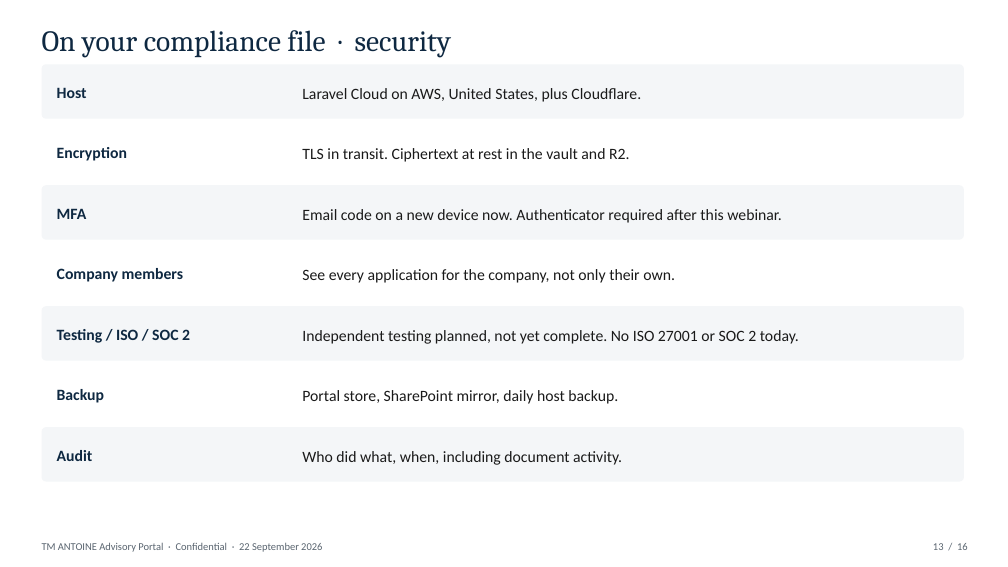
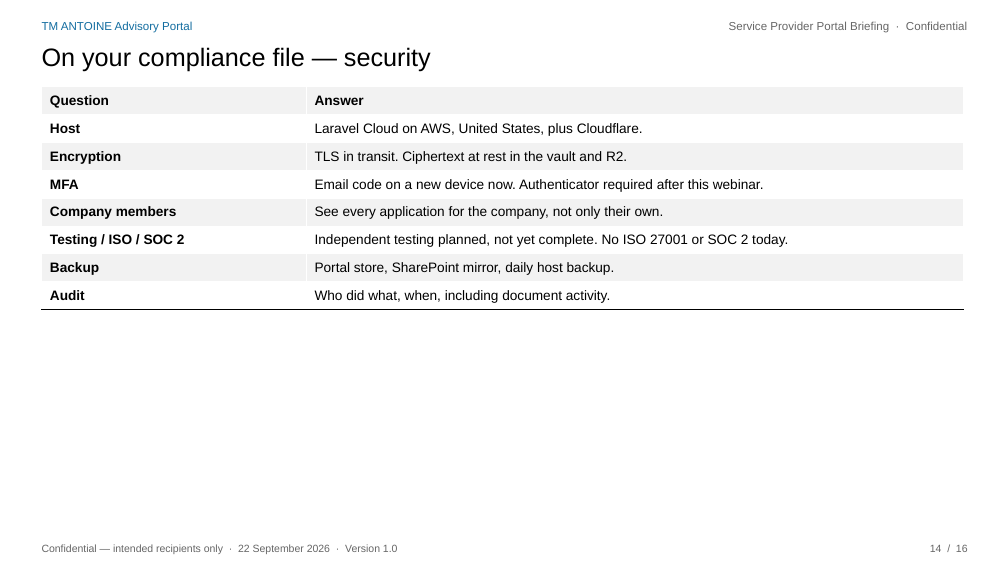
Before and after one commit to 4circlesinc/TMA-PORTAL, a slide deck: slide 14 of docs/TM-ANTOINE-Service-Provider-Webinar.pptx (slide 13 before the commit). Drawn at 1008x567 pixels with LibreOffice and Linux fonts; fonts in the diff are those of the drawing. Boxes give left, top, right and bottom in pixels: in the first picture for what was removed or moved away, otherwise in the second. Text is boxed around its words. In the diff, an @@ line names an element or a change of style, - is before the commit and + after.

```diff
--- a/docs/TM-ANTOINE-Service-Provider-Webinar.pptx
+++ b/docs/TM-ANTOINE-Service-Provider-Webinar.pptx
@@ text added at <box>42,21,192,33</box>, 11 pt, text #136DA0 @@
+TM ANTOINE Advisory Portal
@@ text added at <box>729,21,967,33</box>, 11 pt, text #666666 @@
+Service Provider Portal Briefing · Confidential
@@ text at <box>42,47,431,72</box>: text changed; size 28 to 24 pt; font Cambria to Arial; text colour #0E2841 to #000000 @@
-On your compliance file · security
+On your compliance file — security
@@ rounded rectangle removed at <box>42,64,964,119</box> @@
@@ table added at <box>42,87,964,307</box>, 8 rows, 2 columns @@
+Question | Answer
+Host | Laravel Cloud on AWS, United States, plus Cloudflare.
+Encryption | TLS in transit. Ciphertext at rest in the vault and R2.
+MFA | Email code on a new device now. Authenticator required after this webinar.
+Company members | See every application for the company, not only their own.
+Testing / ISO / SOC 2 | Independent testing planned, not yet complete. No ISO 27001 or SOC 2 today.
+Backup | Portal store, SharePoint mirror, daily host backup.
+Audit | Who did what, when, including document activity.
@@ text removed at <box>57,87,87,98</box> @@
-Host
@@ text removed at <box>302,88,641,102</box> @@
-Laravel Cloud on AWS, United States, plus Cloudflare.
@@ rounded rectangle removed at <box>42,125,964,179</box> @@
@@ text removed at <box>57,147,127,161</box> @@
-Encryption
@@ text removed at <box>302,148,629,162</box> @@
-TLS in transit. Ciphertext at rest in the vault and R2.
@@ rounded rectangle removed at <box>42,185,964,240</box> @@
@@ text removed at <box>57,208,87,219</box> @@
-MFA
@@ text removed at <box>302,209,781,223</box> @@
-Email code on a new device now. Authenticator required after this webinar.
@@ rounded rectangle removed at <box>42,246,964,300</box> @@
@@ text removed at <box>57,268,184,282</box> @@
-Company members
@@ text removed at <box>302,269,675,283</box> @@
-See every application for the company, not only their own.
@@ rounded rectangle removed at <box>42,306,964,361</box> @@
@@ text removed at <box>57,329,190,343</box> @@
-Testing / ISO / SOC 2
@@ text removed at <box>302,330,799,344</box> @@
-Independent testing planned, not yet complete. No ISO 27001 or SOC 2 today.
@@ rounded rectangle removed at <box>42,367,964,421</box> @@
@@ text removed at <box>57,389,104,403</box> @@
-Backup
@@ text removed at <box>302,390,618,404</box> @@
-Portal store, SharePoint mirror, daily host backup.
@@ rounded rectangle removed at <box>42,427,964,482</box> @@
@@ text removed at <box>57,450,93,461</box> @@
-Audit
@@ text removed at <box>302,451,622,465</box> @@
-Who did what, when, including document activity.
@@ text at <box>42,544,398,554</box>: text changed; font Calibri to Arial; text colour #5A6570 to #666666 @@
-TM ANTOINE Advisory Portal · Confidential · 22 September 2026
+Confidential — intended recipients only · 22 September 2026 · Version 1.0
@@ text at <box>930,544,968,552</box>: text changed; font Calibri to Arial; text colour #5A6570 to #666666 @@
-13 / 16
+14 / 16
```
Also in this commit, not shown: 11 other slides changed, 4 slides added, 4 slides removed, 9 other files.
